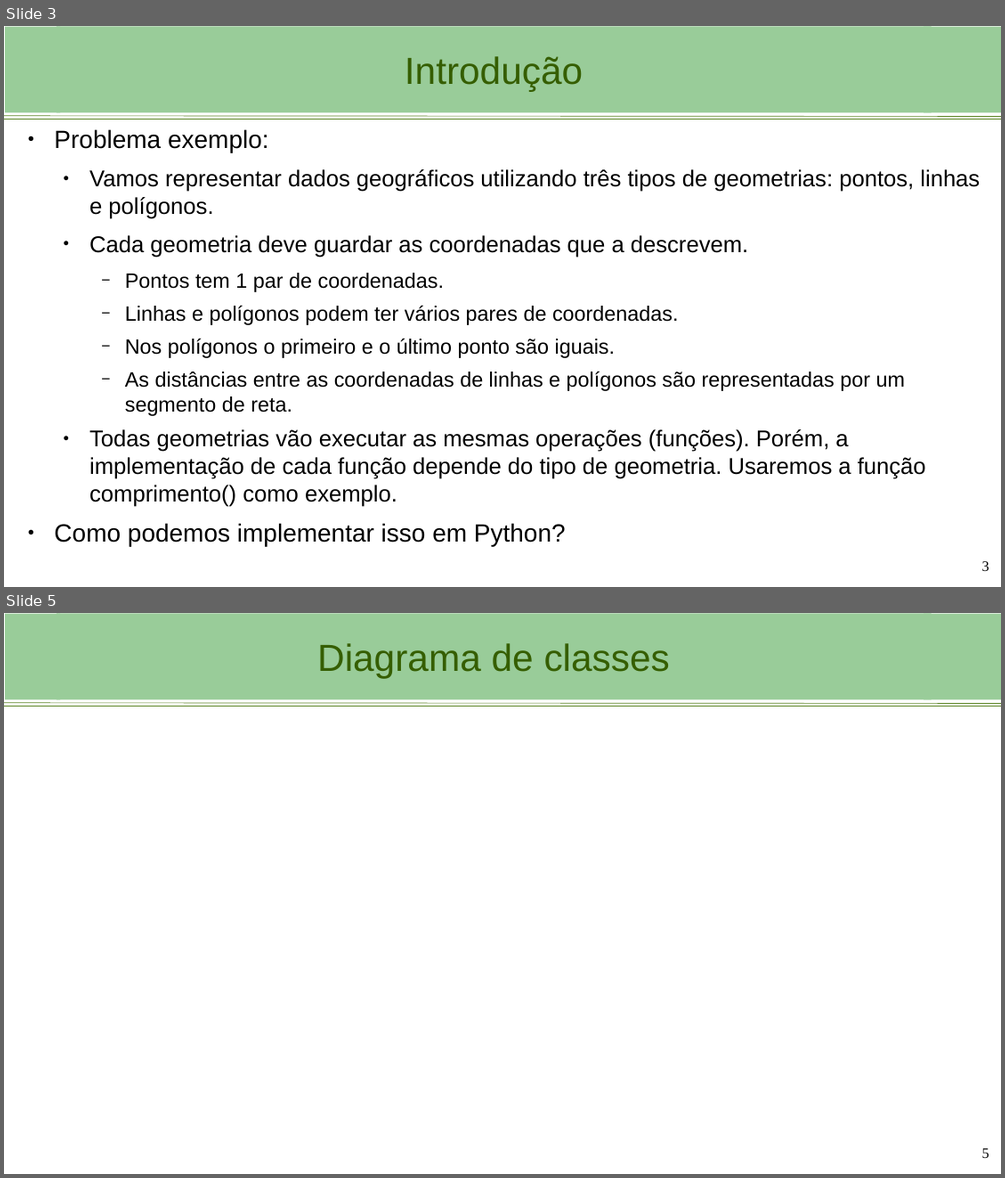
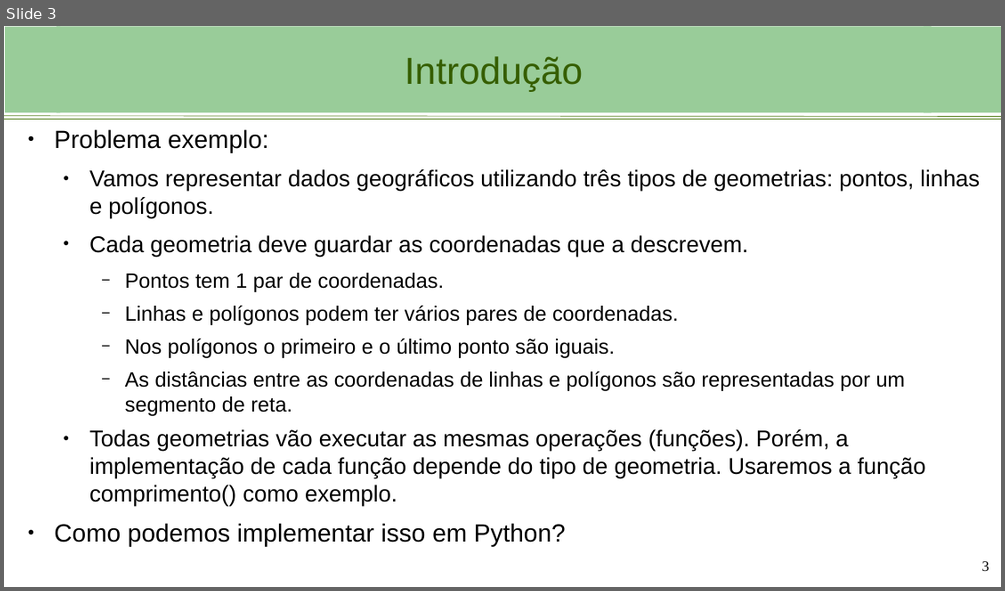
Before and after one commit to viniciusbrito1/progcart, a slide deck: aulas/Aula_3_Python_OOP.odp. Shown one above the other, each under a label of ours: slides 3 and 5 before the commit, slide 3 after it; the slides between them are not shown. The pictures are 1005x1178 and 1005x591 pixels, drawn with LibreOffice and Linux fonts; fonts in the diff are those of the drawing; background and template pictures are left out. Boxes give left, top, right and bottom in pixels: in the first picture for what was removed or moved away, otherwise in the second. Text is boxed around its words. In the diff, an @@ line names an element or a change of style, - is before the commit and + after.

```diff
--- a/aulas/Aula_3_Python_OOP.odp
+++ b/aulas/Aula_3_Python_OOP.odp
@@ slide 5 removed at [4,613,1001,1174], background #FFFFFF; not listed: 4 template elements that a slide beside it also shows @@
@@ title removed at [57,614,931,699] @@
-Diagrama de classes
@@ page number removed at [982,1148,989,1158] @@
-5
```
Also in this commit, not shown: 1 slide changed, 6 slides added, 1 other slide removed, 2 other files.
